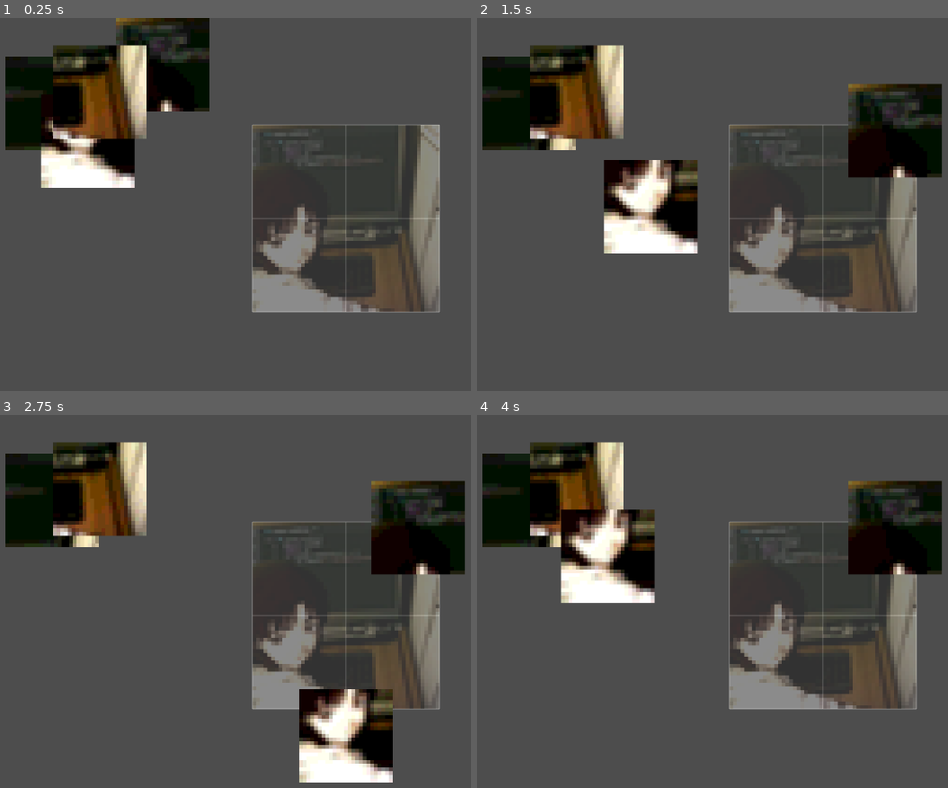
Above: before the commit, frames 1-4 (two rows, left to right).
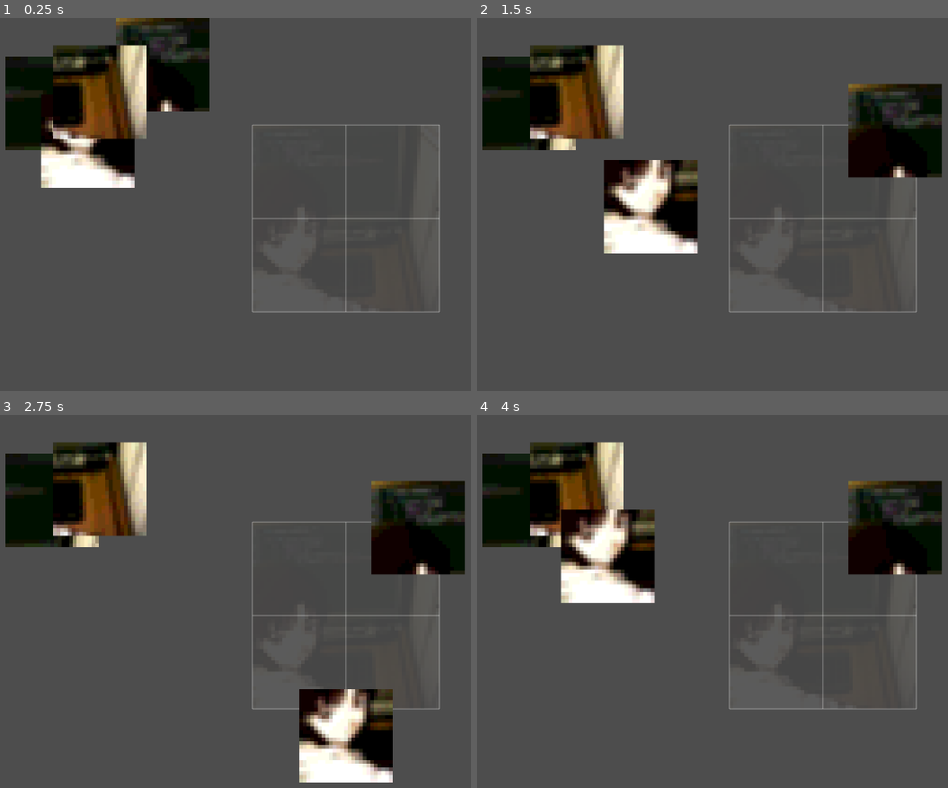
Above: after the commit, the same moments.

Repository: chabsseu/pixelated
Game: Godot game, scene res://Scenes/Board/puzzle_board.tscn
Same seed, same stepped clock (60 frames per second), same inputs: the game is played once before the commit and once after it.
Inputs (mouse positions are in pixels of both pictures, inside the frame that each line leads up to):
- Up to frame 1 (0.25 s): no input
- Up to frame 2 (1.5 s): tap Enter at 0.5 s; drag from (641, 66) to (896, 129) at 0.52 s; tap Space at 1.25 s; drag from (528, 103) to (787, 301) at 1.27 s
- Up to frame 3 (2.75 s): tap Enter at 2 s; move the mouse to (98, 489) at 2.02 s; click (98, 489) at 2.17 s
- Up to frame 4 (4 s): tap Space at 2.75 s; drag from (820, 735) to (608, 556) at 2.77 s; tap Enter at 3.5 s; move the mouse to (outside the picture) at 3.52 s; click (outside the picture) at 3.67 s

The runs differ from the first frame. In frame 1, 5.1% of the frame differs, in the area x 53-94%, y 28-79%; in frame 2, 4.5%; in frame 3, 3.9%; in frame 4, 4.5%.

Commit message:
made the snap feel more satisfying

Diff:
--- a/Scripts/puzzle_board.gd
+++ b/Scripts/puzzle_board.gd
@@ -20,16 +20,38 @@
 	puzzle_solved.connect(_on_puzzle_solved)
 	start_puzzle("res://test.jpg")
 func _on_puzzle_solved() -> void:
-	# Placeholder win screen — swap this out for real victory UI later
-	# (a proper popup, animation, sound, "next photo" button, etc.)
 	var win_label := Label.new()
-	win_label.text = "YOU WIN!"
+
+	win_label.text = "PUZZLE COMPLETE!"
 	win_label.add_theme_font_size_override("font_size", 64)
+
 	win_label.horizontal_alignment = HORIZONTAL_ALIGNMENT_CENTER
 	win_label.vertical_alignment = VERTICAL_ALIGNMENT_CENTER
 	win_label.set_anchors_preset(Control.PRESET_FULL_RECT)
+
+	win_label.modulate.a = 0.0
+	win_label.scale = Vector2(0.5, 0.5)
 	win_label.mouse_filter = Control.MOUSE_FILTER_IGNORE
+
 	add_child(win_label)
+
+	var tween := create_tween()
+	tween.set_parallel(true)
+
+	tween.tween_property(
+		win_label,
+		"modulate:a",
+		1.0,
+		0.4
+	)
+
+	tween.tween_property(
+		win_label,
+		"scale",
+		Vector2.ONE,
+		0.4
+	)
+
 	print("Puzzle solved!")
 
 func start_puzzle(image_path: String) -> void:
@@ -96,7 +118,7 @@
 		ghost.custom_minimum_size = Vector2(piece_px, piece_px)
 		ghost.size = Vector2(piece_px, piece_px)
 		ghost.position = slot_positions[i]
-		ghost.modulate = Color(1, 1, 1, 0.35)
+		ghost.modulate = Color(1, 1, 1, 0.08)
 		ghost.mouse_filter = Control.MOUSE_FILTER_IGNORE
 
 		add_child(ghost)
@@ -146,15 +168,49 @@
 	var target: Vector2 = slot_positions[piece.correct_index]
 	var snap_threshold := piece.piece_size * snap_threshold_ratio
 	var dist := piece.position.distance_to(target)
-	print("Piece %d dropped at %s | target %s | distance %s | threshold %s" % [piece.correct_index, piece.position, target, dist, snap_threshold])
+
+	print("Piece %d dropped at %s | target %s | distance %s | threshold %s" % [
+		piece.correct_index,
+		piece.position,
+		target,
+		dist,
+		snap_threshold
+	])
 
 	if dist <= snap_threshold:
 		piece.snap_to(target)
+
 		if not piece.is_locked:
+
 			piece.is_locked = true
+
+			# Fade out the ghost under this piece
+			if piece.correct_index < _ghost_nodes.size():
+				var ghost: TextureRect = _ghost_nodes[piece.correct_index]
+
+				var ghost_tween := create_tween()
+				ghost_tween.tween_property(
+					ghost,
+					"modulate:a",
+					0.0,
+					0.2
+				)
+
+			# Small pop animation
+			piece.scale = Vector2(1.1, 1.1)
+
+			var piece_tween := create_tween()
+			piece_tween.tween_property(
+				piece,
+				"scale",
+				Vector2.ONE,
+				0.12
+			)
+
 			pieces_correct += 1
+
 			if pieces_correct >= total_pieces:
-				emit_signal("puzzle_solved")
+				puzzle_solved.emit()
 
 func _clear_board() -> void:
 	for piece in pieces:
